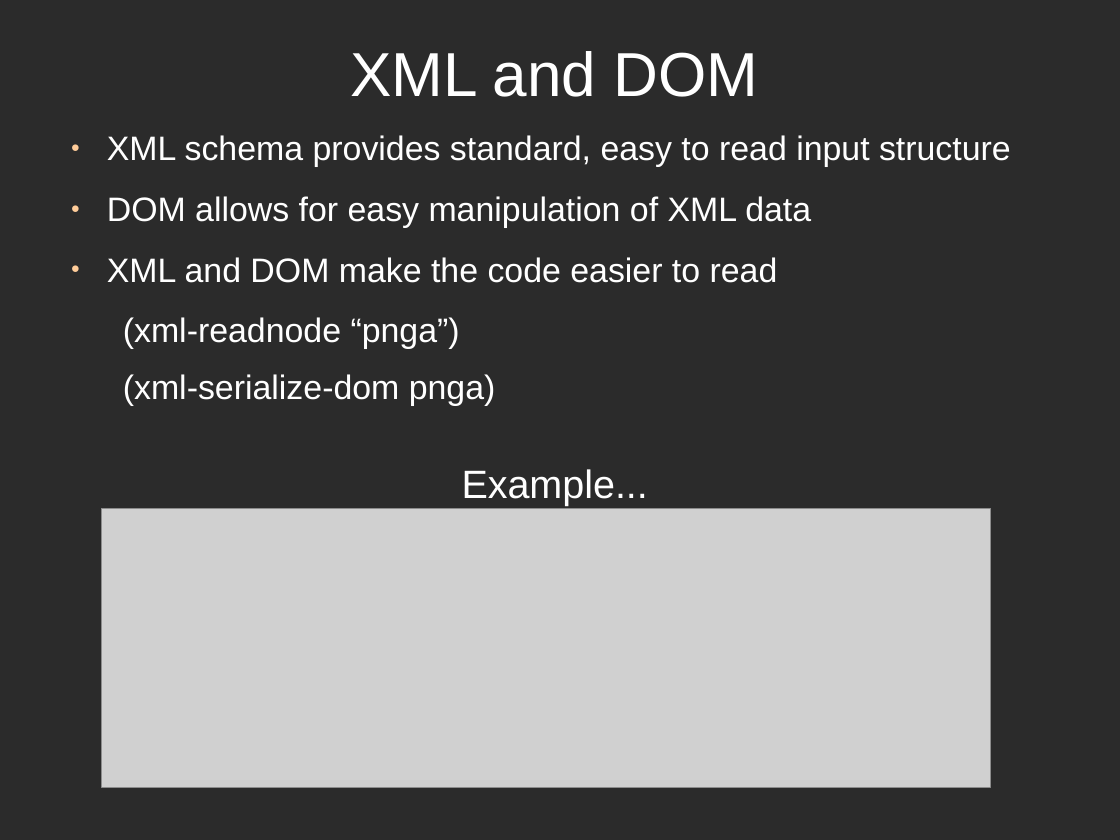
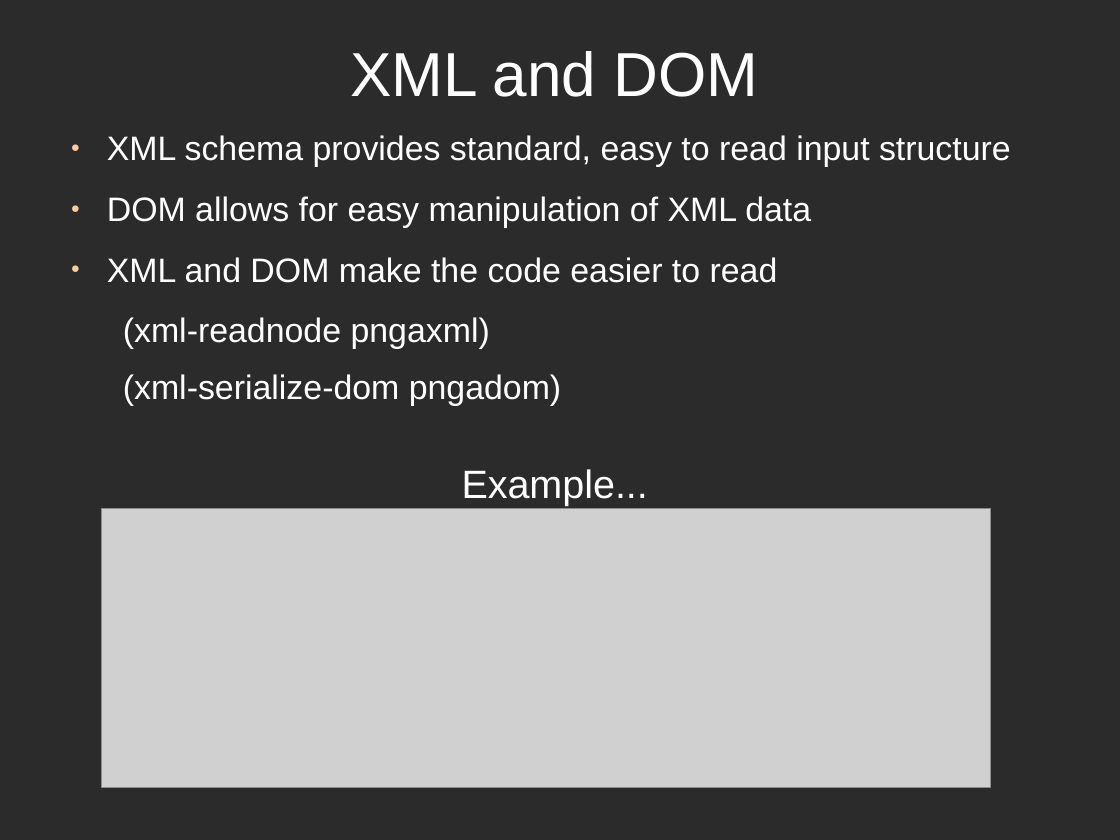
Before and after one commit to directrix1/se2, a slide deck: slide 6 of wip/SE2Presentation_2z.odp. Drawn at 1120x840 pixels with LibreOffice and Linux fonts; fonts in the diff are those of the drawing; grey boxes stand for pictures; background and template pictures are left out; a plain dark background stands for a picture behind light text. Boxes give left, top, right and bottom in pixels: in the first picture for what was removed or moved away, otherwise in the second. Text is boxed around its words. In the diff, an @@ line names an element or a change of style, - is before the commit and + after.

```diff
--- a/wip/SE2Presentation_2z.odp
+++ b/wip/SE2Presentation_2z.odp
@@ text at (x1=123, y1=317, x2=561, y2=406): text changed @@
-  (xml-readnode “pnga”)
-  (xml-serialize-dom pnga)
+  (xml-readnode pngaxml)
+  (xml-serialize-dom pngadom)
```
Also in this commit, not shown: 3 other slides changed.
